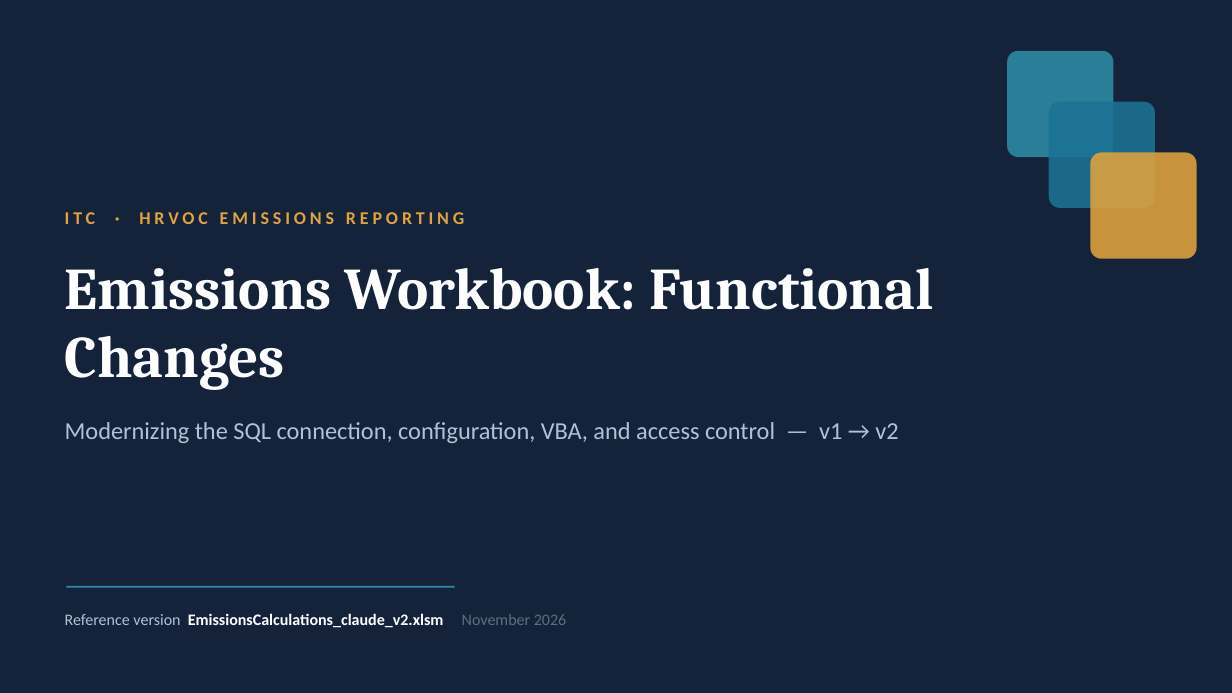
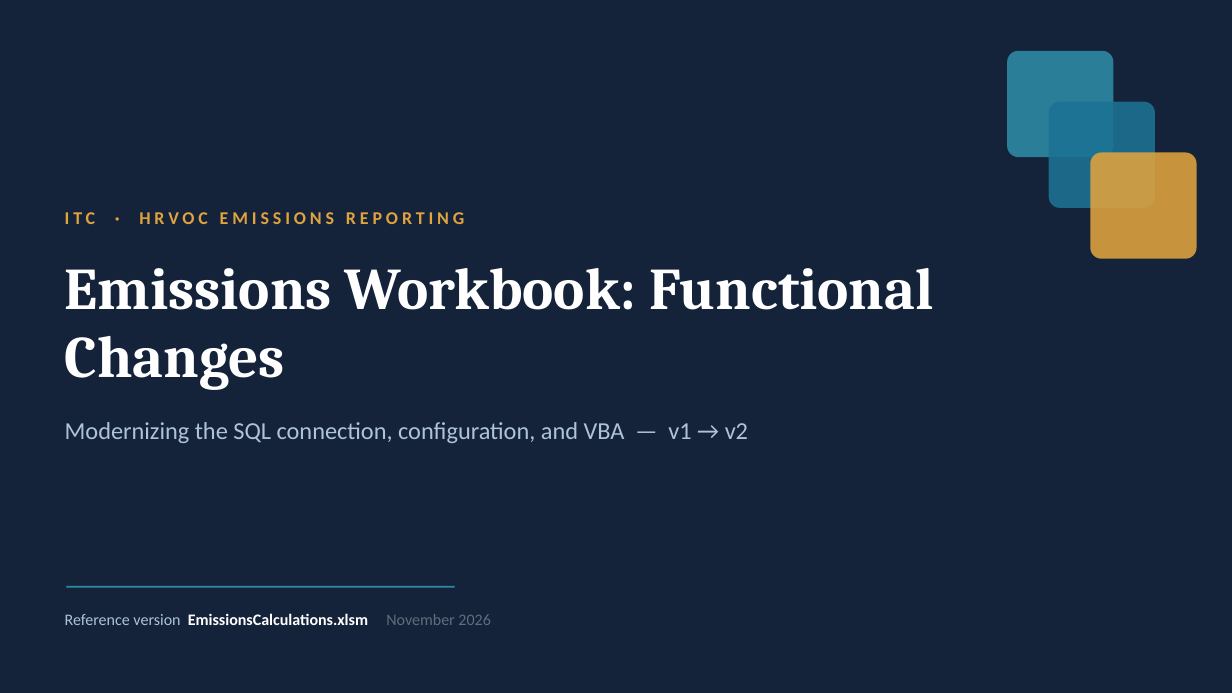
Before and after one commit to peter-computing/ITC-Reporting, a slide deck: slide 1 of EHS-HRVOC/slides/EmissionsCalculations_Functional_Changes.pptx. Drawn at 1232x693 pixels with LibreOffice and Linux fonts; fonts in the diff are those of the drawing. Boxes give left, top, right and bottom in pixels: in the first picture for what was removed or moved away, otherwise in the second. Text is boxed around its words. In the diff, an @@ line names an element or a change of style, - is before the commit and + after.

```diff
--- a/EHS-HRVOC/slides/EmissionsCalculations_Functional_Changes.pptx
+++ b/EHS-HRVOC/slides/EmissionsCalculations_Functional_Changes.pptx
@@ text at (65, 422, 748, 443): text changed @@
-Modernizing the SQL connection, configuration, VBA, and access control — v1 → v2
+Modernizing the SQL connection, configuration, and VBA — v1 → v2
@@ text at (65, 613, 490, 625): text changed; bold off @@
-Reference version EmissionsCalculations_claude_v2.xlsm November 2026
+Reference version EmissionsCalculations.xlsm November 2026
```
Also in this commit, not shown: 4 other slides changed, 1 slide removed, 1 other file.
